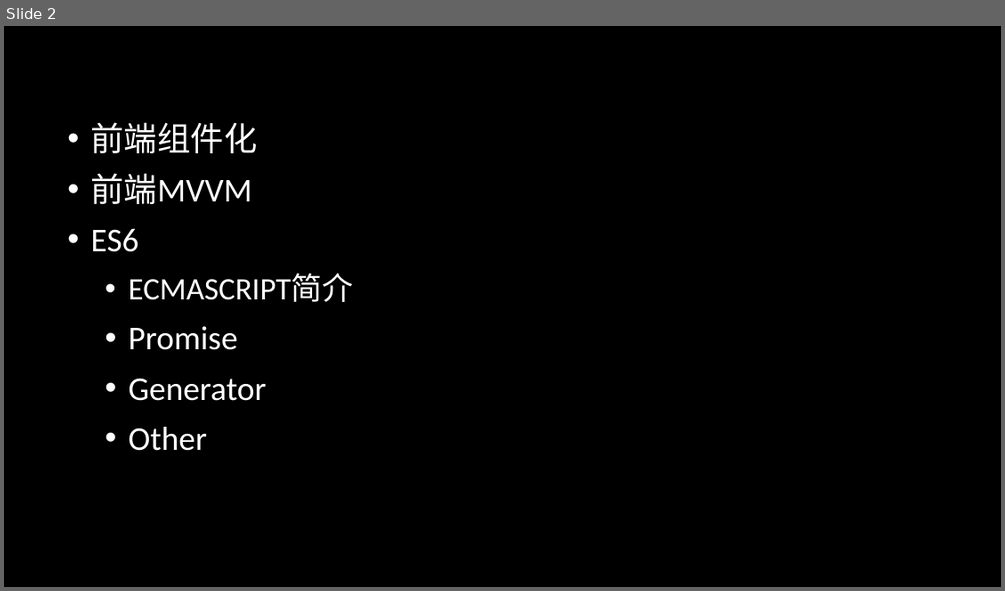
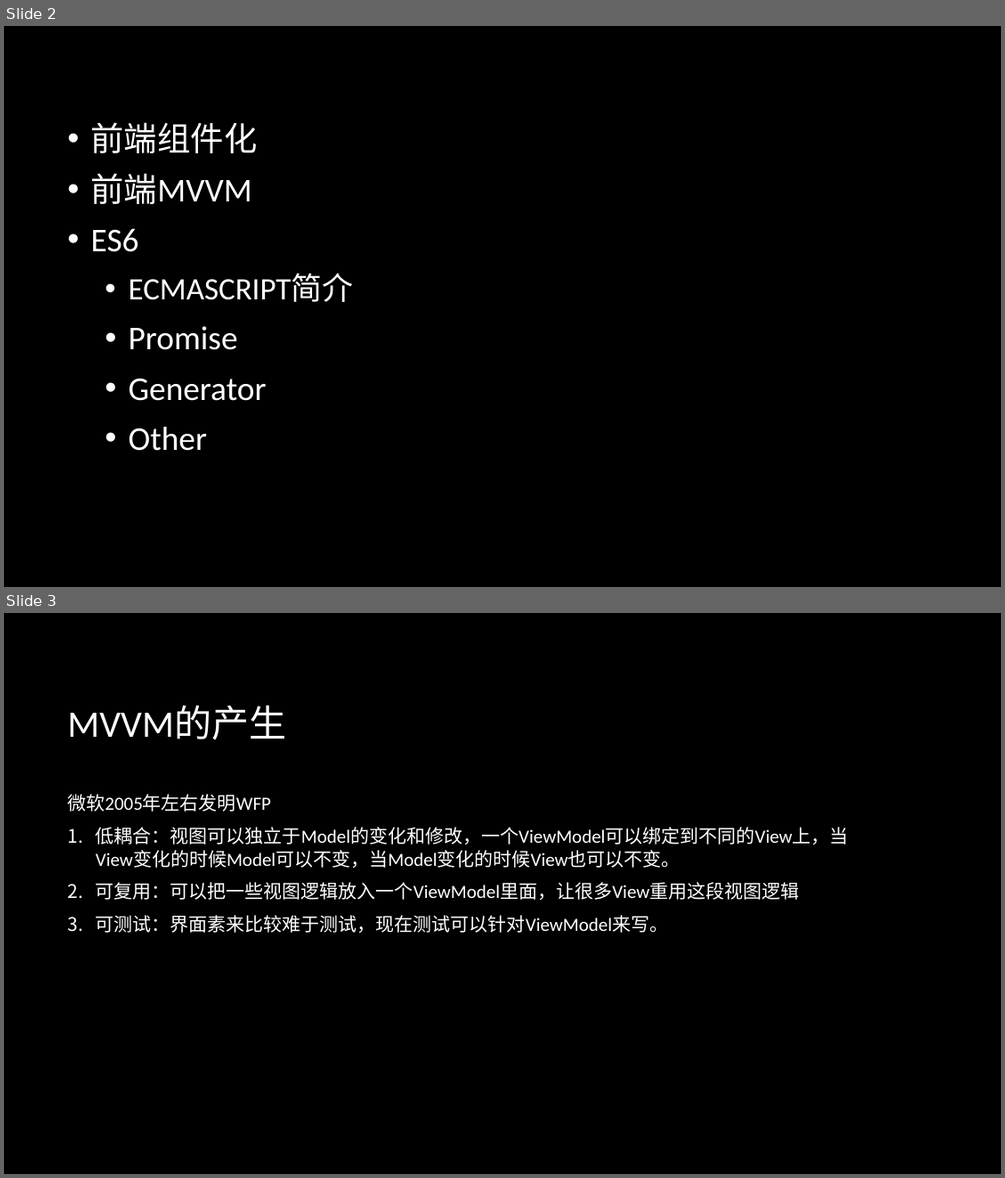
Before and after one commit to zhanglingkang/study, a slide deck: article/front-end/前端技术分享.pptx. Shown one above the other, each under a label of ours: slide 2 before the commit, slides 2 and 3 after it. The pictures are 1005x591 and 1005x1178 pixels, drawn with LibreOffice and Linux fonts; fonts in the diff are those of the drawing; background and template pictures are left out. Boxes give left, top, right and bottom in pixels: in the first picture for what was removed or moved away, otherwise in the second. Text is boxed around its words. In the diff, an @@ line names an element or a change of style, - is before the commit and + after.

```diff
--- a/article/front-end/前端技术分享.pptx
+++ b/article/front-end/前端技术分享.pptx
@@ slide 3 added at (x1=4, y1=613, x2=1001, y2=1174), background picture (left out) @@
@@ title added at (x1=67, y1=706, x2=286, y2=740), 36 pt, text #FFFFFF @@
+MVVM的产生
@@ text added at (x1=67, y1=794, x2=849, y2=933), 18 pt, text #FFFFFF @@
+微软2005年左右发明WFP
+1. 低耦合：视图可以独立于Model的变化和修改，一个ViewModel可以绑定到不同的View上，当View变化的时候Model可以不变，当Model变化的时候View也可以不变。
+2. 可复用：可以把一些视图逻辑放入一个ViewModel里面，让很多View重用这段视图逻辑
+3. 可测试：界面素来比较难于测试，现在测试可以针对ViewModel来写。
```
Also in this commit, not shown: 2 other slides added.
